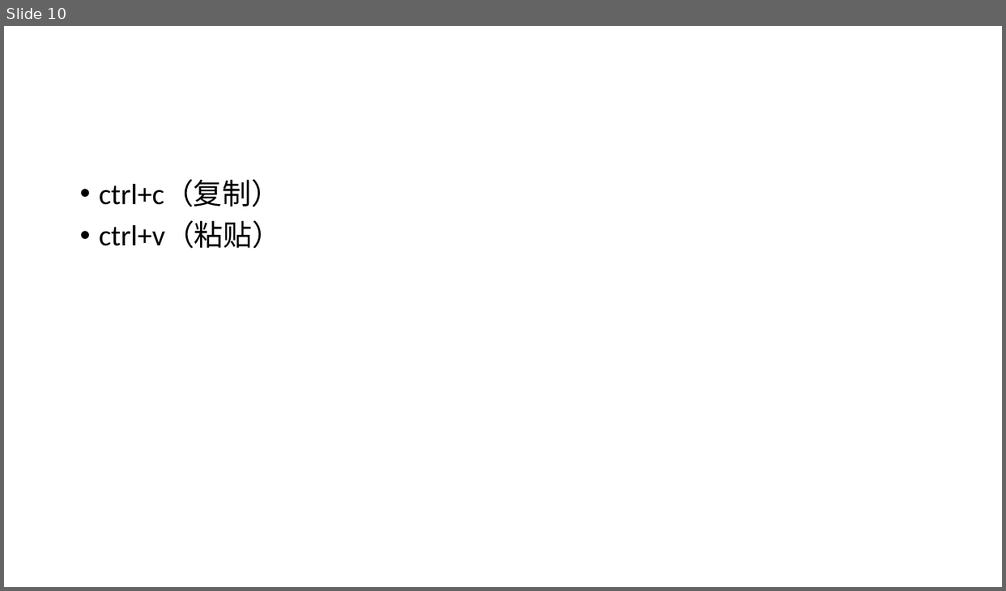
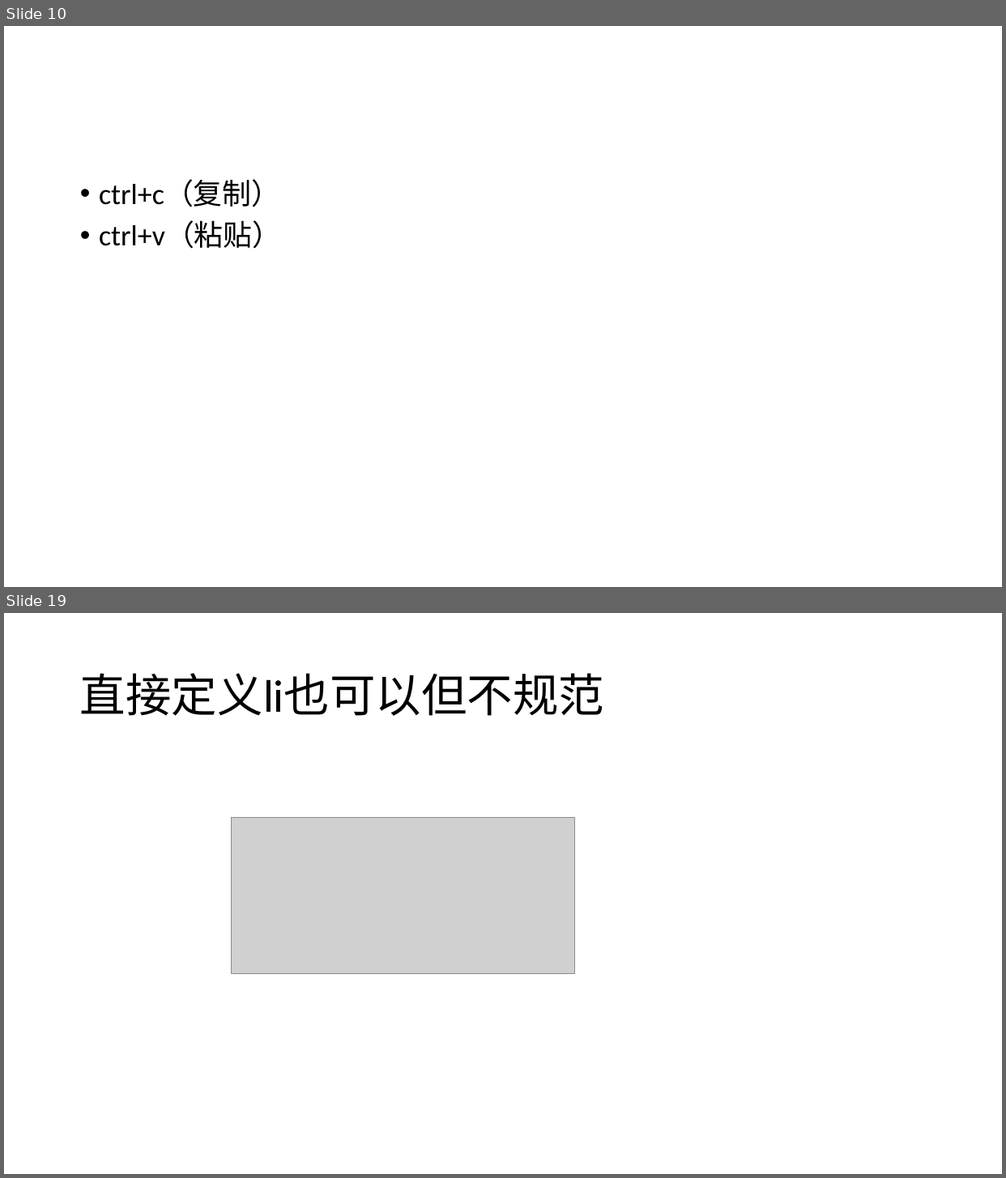
Before and after one commit to coderLynn/lecture, a slide deck: 课程/初级/html+css部分.pptx. Shown one above the other, each under a label of ours: slide 10 before the commit, slides 10 and 19 after it; the slides between them are not shown. The pictures are 1006x591 and 1006x1178 pixels, drawn with LibreOffice and Linux fonts; fonts in the diff are those of the drawing; grey boxes stand for pictures. Boxes give left, top, right and bottom in pixels: in the first picture for what was removed or moved away, otherwise in the second. Text is boxed around its words. In the diff, an @@ line names an element or a change of style, - is before the commit and + after.

```diff
--- a/课程/初级/html+css部分.pptx
+++ b/课程/初级/html+css部分.pptx
@@ slide 19 added at (4, 613, 1002, 1174), background #FFFFFF @@
@@ title added at (80, 673, 604, 716), 44 pt, text #000000 @@
+直接定义li也可以但不规范
@@ picture added at (232, 817, 575, 973) @@
```
Also in this commit, not shown: 15 other slides added, 5 other files.
